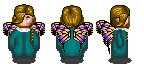
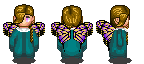
Revision of a layered 144 × 64 image; what changed, layer by layer:
painted on "F4 (150ms) (replace)" over [8, 15, 130, 58]
painted on "F3 (150ms) (replace)" over [8, 17, 130, 60]
painted on "F2 (150ms) (replace)" over [8, 19, 130, 60]
painted on "F1 (150ms) (replace)" over [8, 17, 130, 60]
